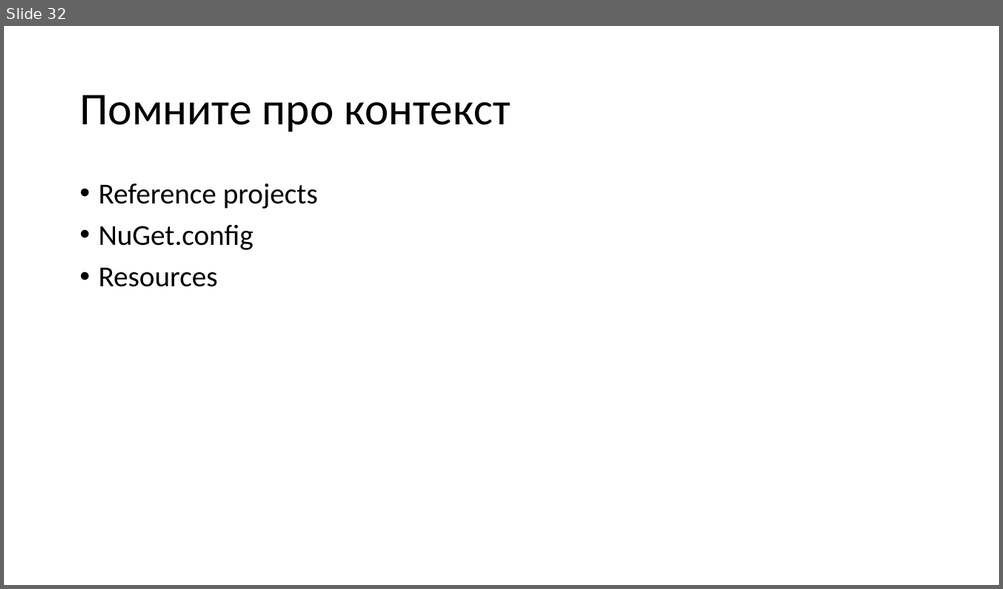
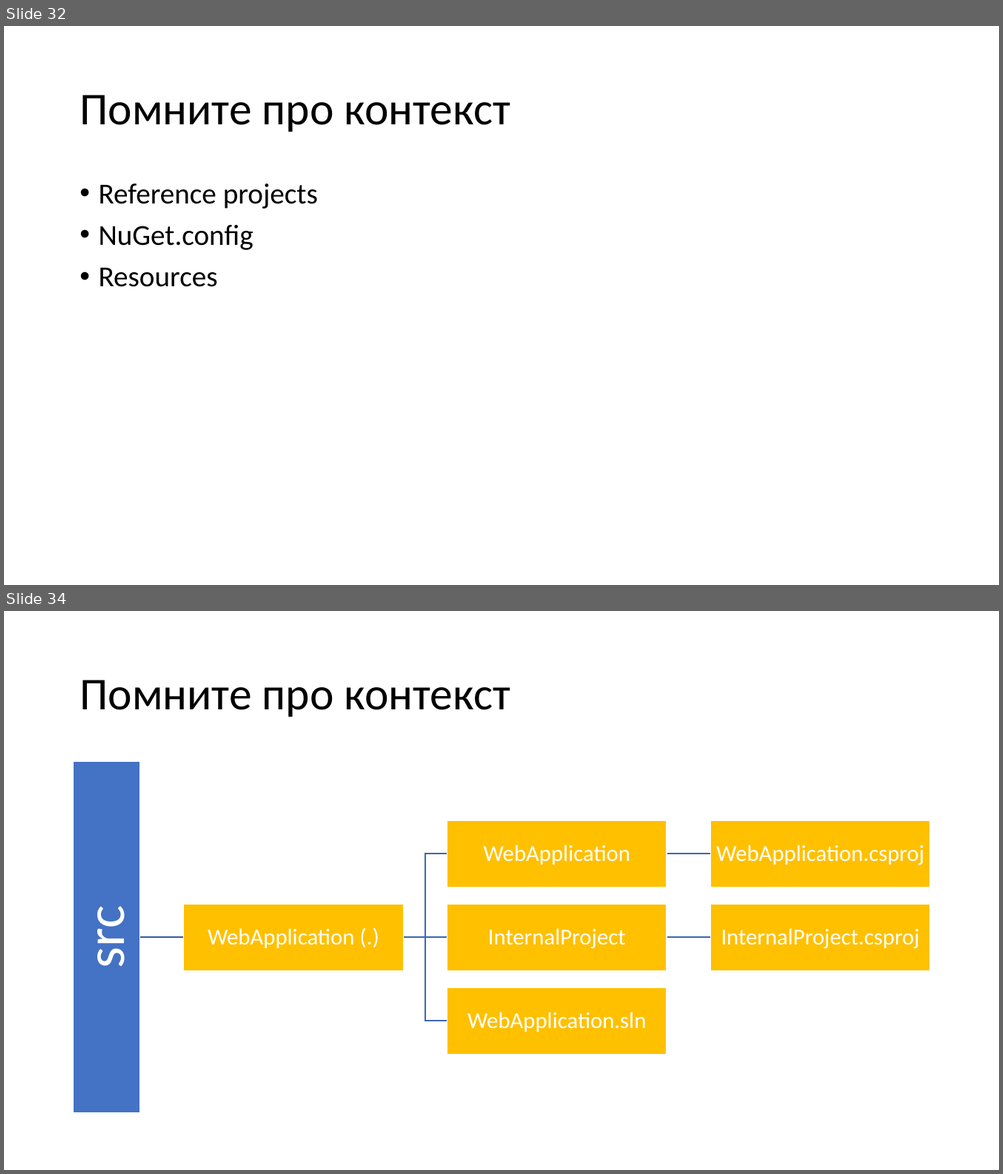
Before and after one commit to kugushev/presentations, a slide deck: 2019_VisualStudio-And-Docker/Presentation.pptx. Shown one above the other, each under a label of ours: slide 32 before the commit, slides 32 and 34 after it; the slides between them are not shown. The pictures are 1003x589 and 1003x1174 pixels, drawn with LibreOffice and Linux fonts; fonts in the diff are those of the drawing. Boxes give left, top, right and bottom in pixels: in the first picture for what was removed or moved away, otherwise in the second. Text is boxed around its words. In the diff, an @@ line names an element or a change of style, - is before the commit and + after.

```diff
--- a/2019_VisualStudio-And-Docker/Presentation.pptx
+++ b/2019_VisualStudio-And-Docker/Presentation.pptx
@@ slide 34 added at <box>4,611,999,1170</box>, background #FFFFFF @@
@@ title added at <box>79,680,511,717</box>, 44 pt, text #000000 @@
+Помните про контекст
@@ group added at <box>72,762,930,1114</box>: 7 rectangles, 7 texts, 6 freeform shapes @@
+src
+WebApplication (.)
+WebApplication
+WebApplication.csproj
+InternalProject
+InternalProject.csproj
+WebApplication.sln
```
Also in this commit, not shown: 1 slide changed, 7 other slides added, 5 other files.
